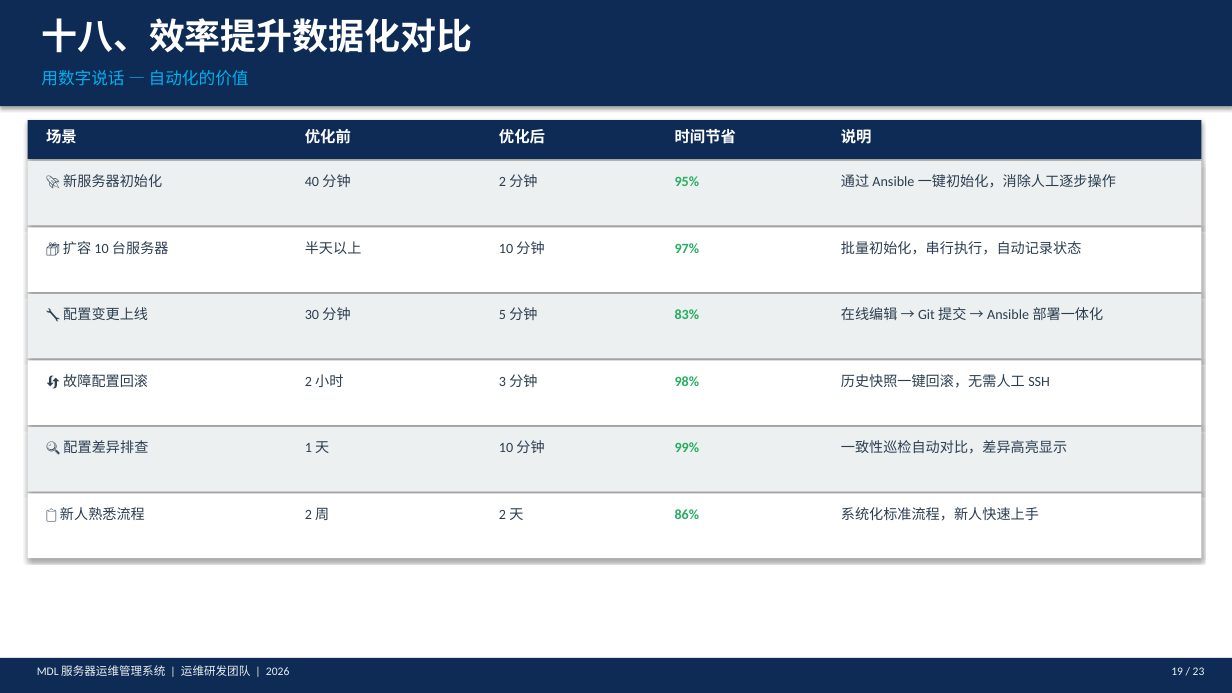
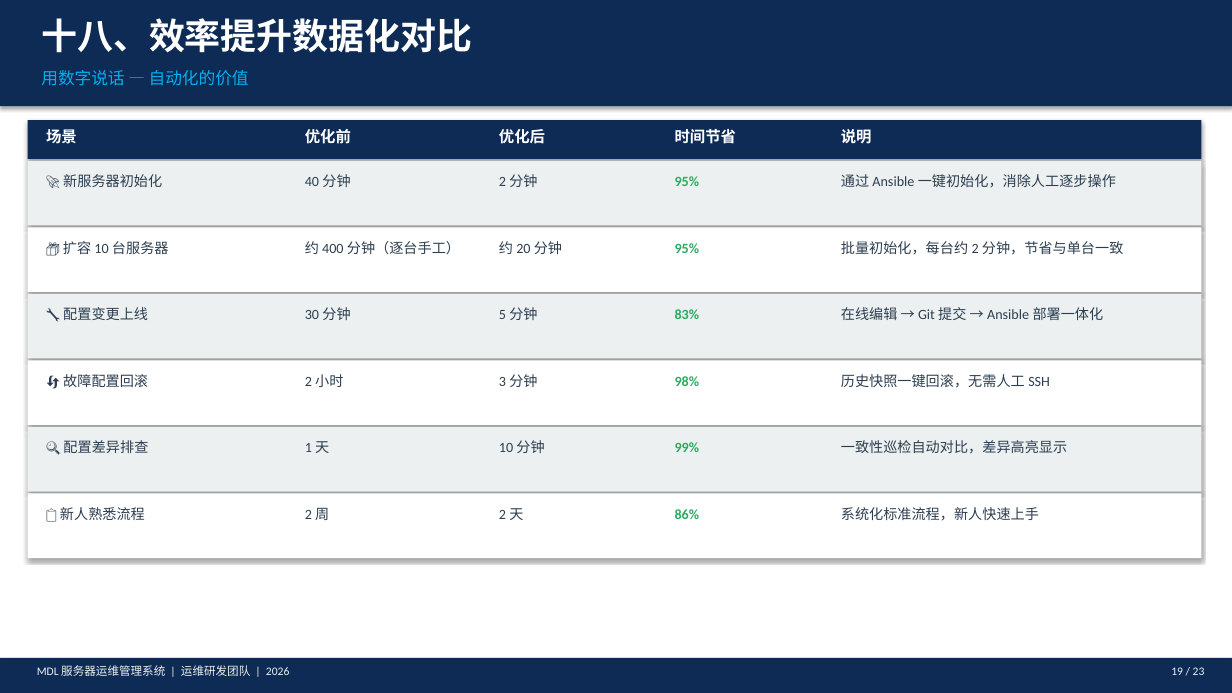
Before and after one commit to rexzhanglis/release-src, a slide deck: slide 19 of MDL_运维管理系统_领导汇报_优化版.pptx. Drawn at 1232x693 pixels with LibreOffice and Linux fonts; fonts in the diff are those of the drawing. Boxes give left, top, right and bottom in pixels: in the first picture for what was removed or moved away, otherwise in the second. Text is boxed around its words. In the diff, an @@ line names an element or a change of style, - is before the commit and + after.

Commit message:
优化批量化初始化服务器“

```diff
--- a/MDL_运维管理系统_领导汇报_优化版.pptx
+++ b/MDL_运维管理系统_领导汇报_优化版.pptx
@@ text at [305,241,460,254]: text changed @@
-半天以上
+约 400 分钟（逐台手工）
@@ text at [499,241,562,254]: text changed @@
-10 分钟
+约 20 分钟
@@ text at [675,243,700,253]: text changed @@
-97%
+95%
@@ text at [841,241,1123,255]: text changed @@
-批量初始化，串行执行，自动记录状态
+批量初始化，每台约 2 分钟，节省与单台一致
```
Also in this commit, not shown: 6 other slides changed, 1 slide added, 5 other files.
